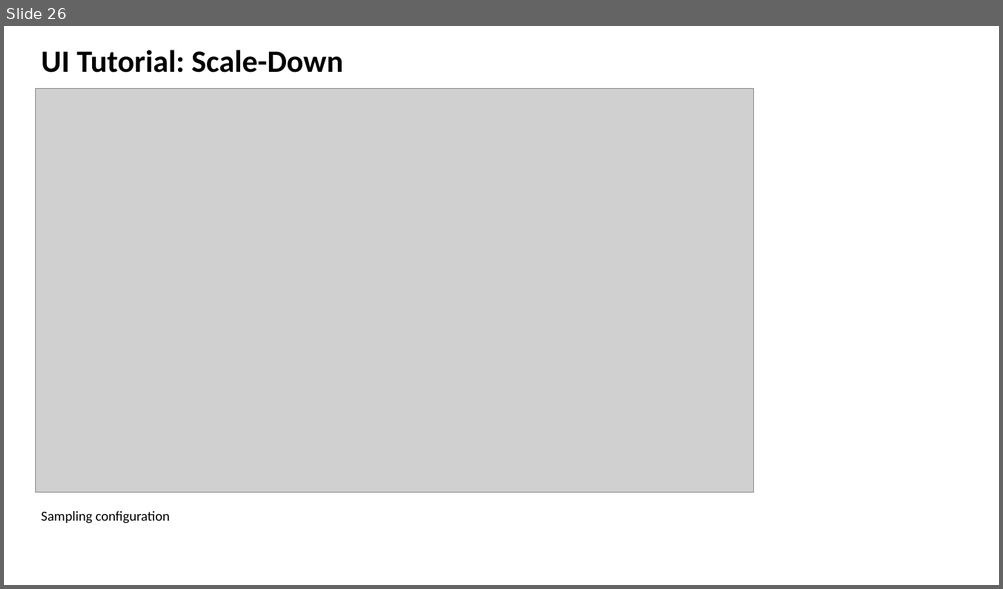
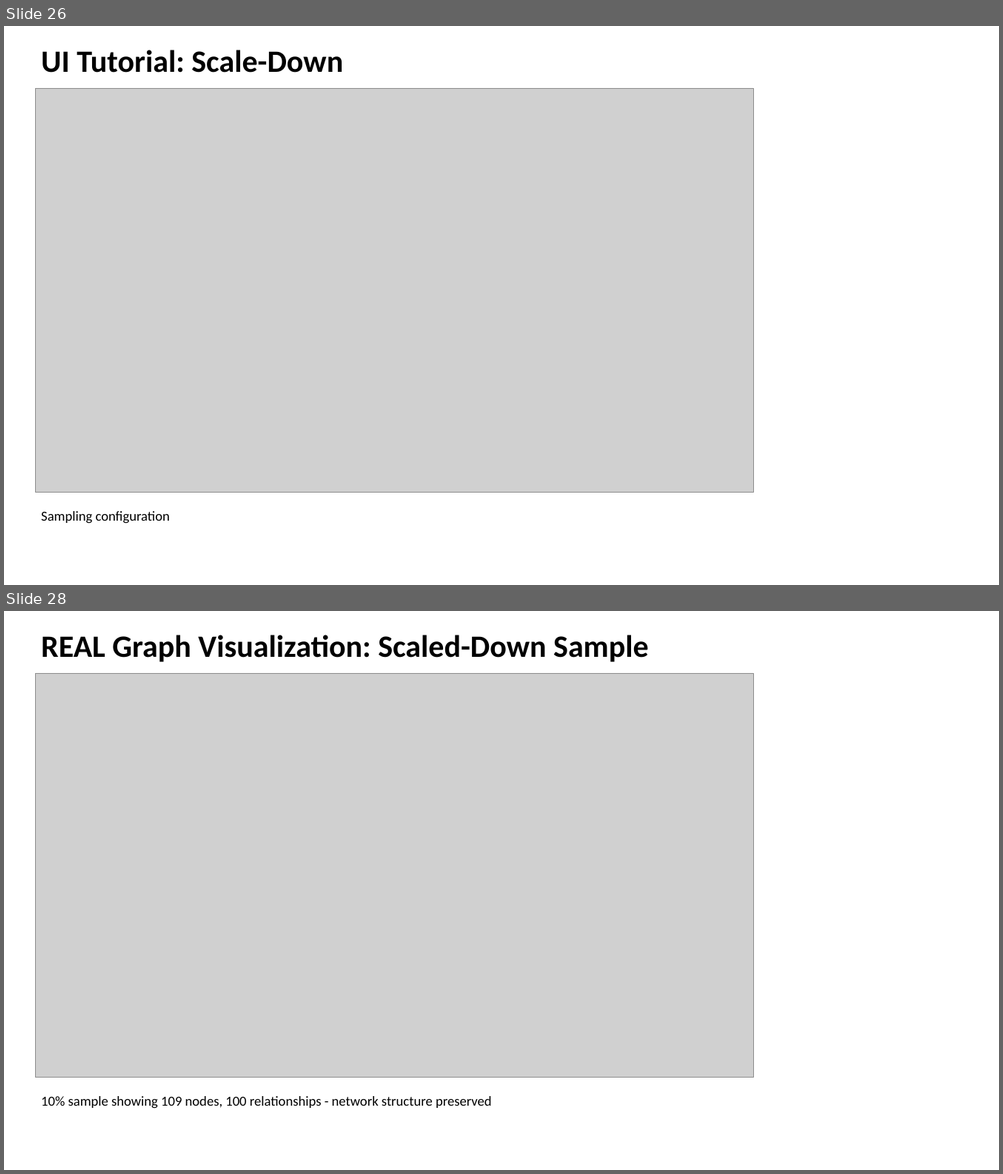
Before and after one commit to rysweet/azure-tenant-grapher, a slide deck: Scale_Operations_Implementation.pptx. Shown one above the other, each under a label of ours: slide 26 before the commit, slides 26 and 28 after it; the slides between them are not shown. The pictures are 1003x589 and 1003x1174 pixels, drawn with LibreOffice and Linux fonts; fonts in the diff are those of the drawing; grey boxes stand for pictures. Boxes give left, top, right and bottom in pixels: in the first picture for what was removed or moved away, otherwise in the second. Text is boxed around its words. In the diff, an @@ line names an element or a change of style, - is before the commit and + after.

```diff
--- a/Scale_Operations_Implementation.pptx
+++ b/Scale_Operations_Implementation.pptx
@@ slide 28 added at (x1=4, y1=611, x2=999, y2=1170), background #FFFFFF @@
@@ text added at (x1=41, y1=635, x2=649, y2=662), 36 pt, text #000000, bold @@
+REAL Graph Visualization: Scaled-Down Sample
@@ picture added at (x1=35, y1=673, x2=754, y2=1077) @@
@@ text added at (x1=41, y1=1096, x2=492, y2=1109), 16 pt, text #000000 @@
+10% sample showing 109 nodes, 100 relationships - network structure preserved
```
Also in this commit, not shown: 1 other slide added, 3 other files.
